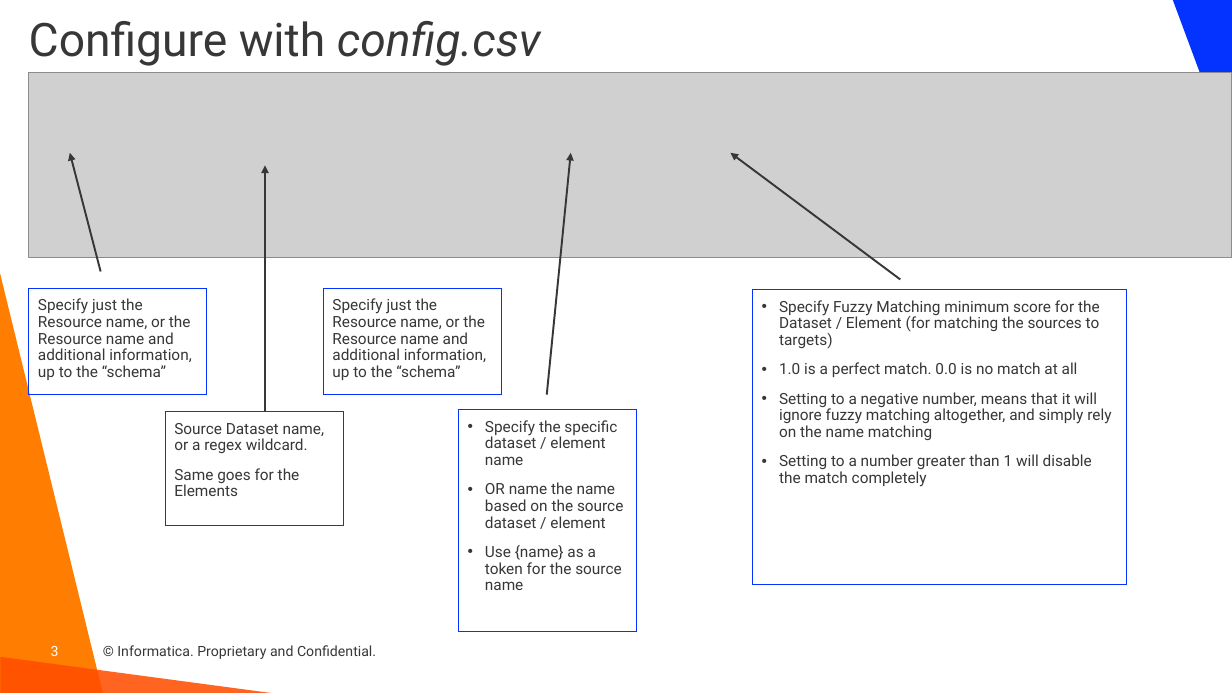
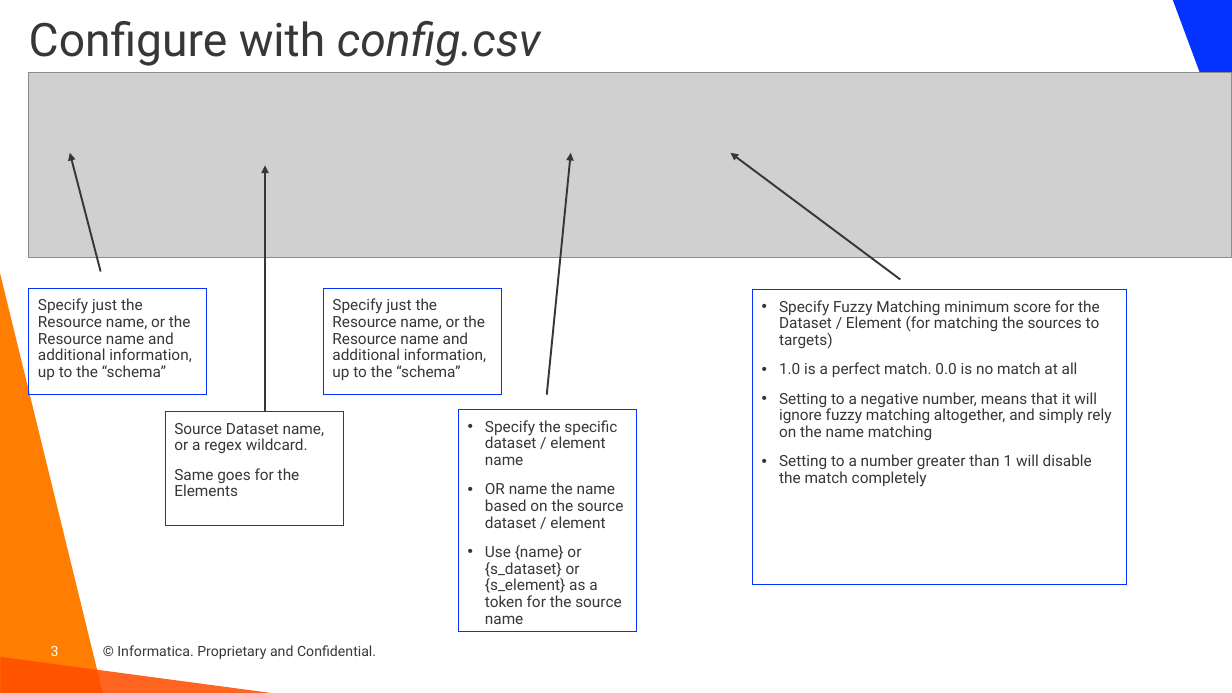
Before and after one commit to haystraw/Informatica_Custom_Lineage_Creator, a slide deck: slide 3 of Custom Lineage Creator.pptx. Drawn at 1232x693 pixels with LibreOffice and Linux fonts; fonts in the diff are those of the drawing; grey boxes stand for pictures; background and template pictures are left out. Boxes give left, top, right and bottom in pixels: in the first picture for what was removed or moved away, otherwise in the second. Text is boxed around its words. In the diff, an @@ line names an element or a change of style, - is before the commit and + after.

```diff
--- a/Custom Lineage Creator.pptx
+++ b/Custom Lineage Creator.pptx
@@ text in rectangle at (x1=485, y1=545, x2=621, y2=624): text changed @@
-• Use {name} as a token for the source name
+• Use {name} or {s_dataset} or {s_element} as a token for the source name
```
Also in this commit, not shown: 4 other slides changed, 7 other files.
